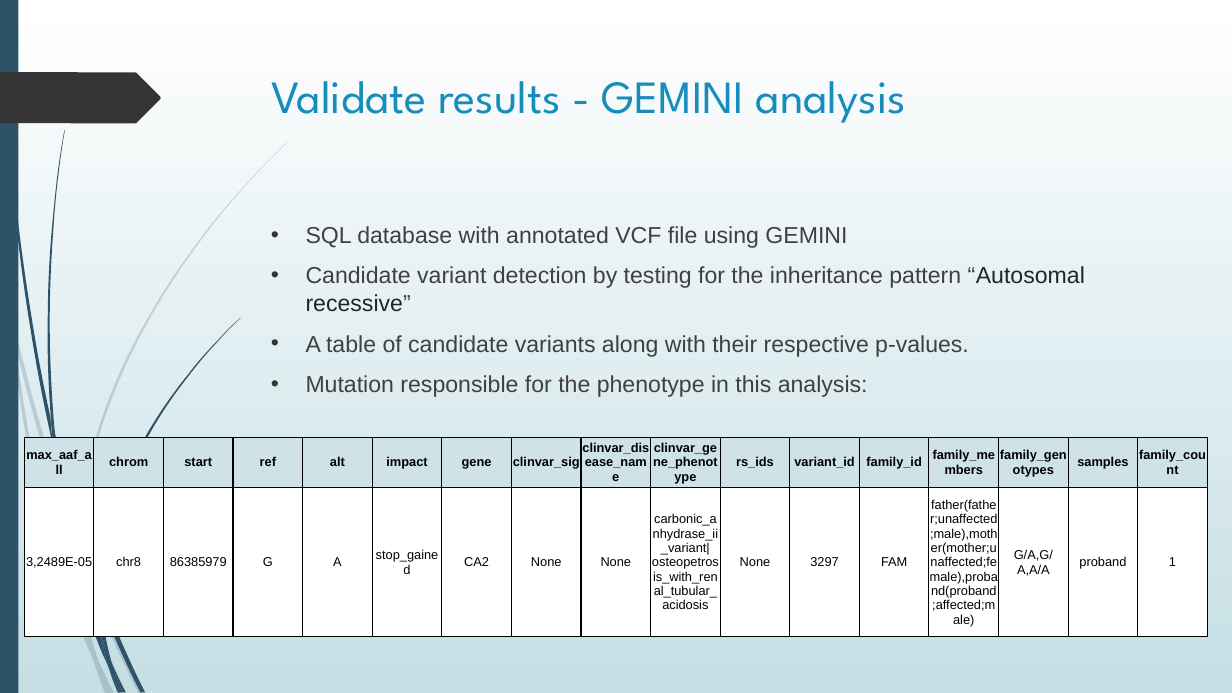
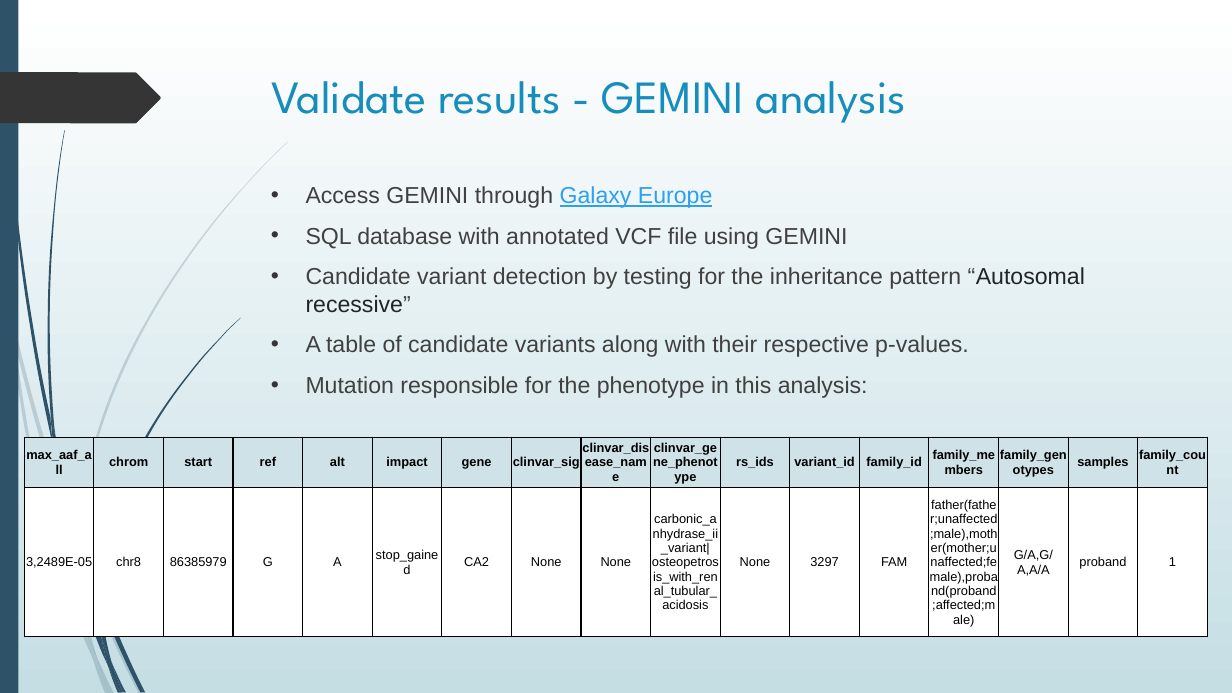
Before and after one commit to BiodataAnalysisGroup/IMGGE-WES-WGS-data-analysis-workshop, a slide deck: slide 25 of day 1/germline_variant_calling_slides.pptx (slide 21 before the commit). Drawn at 1232x693 pixels with LibreOffice and Linux fonts; fonts in the diff are those of the drawing. Boxes give left, top, right and bottom in pixels: in the first picture for what was removed or moved away, otherwise in the second. Text is boxed around its words. In the diff, an @@ line names an element or a change of style, - is before the commit and + after.

```diff
--- a/day 1/germline_variant_calling_slides.pptx
+++ b/day 1/germline_variant_calling_slides.pptx
@@ text "Access GEMINI through Galaxy Europe": place and size @@
-text "Access GEMINI through Galaxy Europe" at [306, 226, 1085, 397]
+text "Access GEMINI through Galaxy Europe" at [306, 186, 1085, 398]
@@ text at [306, 186, 712, 208]: paragraph added @@
+• Access GEMINI through Galaxy Europe
```
Also in this commit, not shown: 1 other slide changed, 6 slides added.
